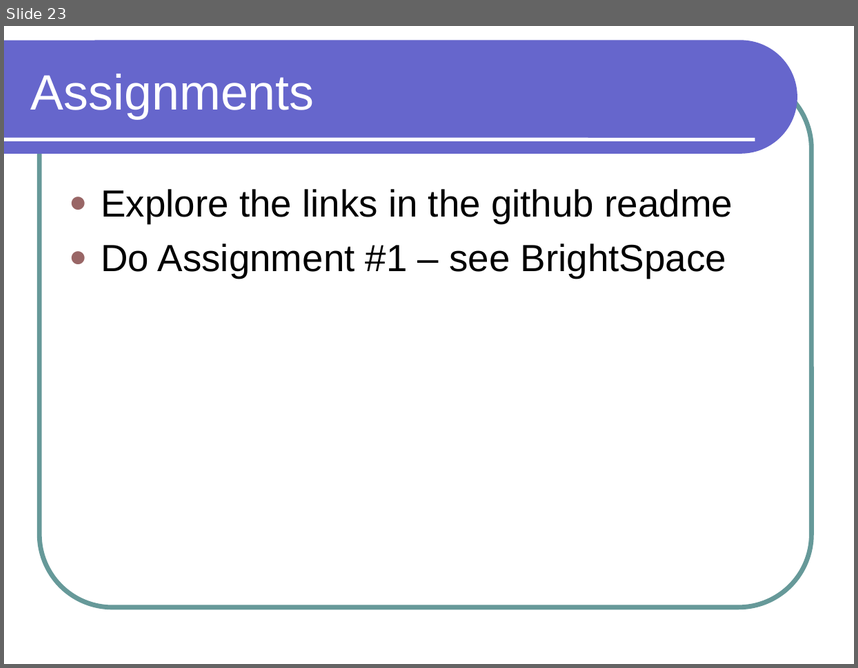
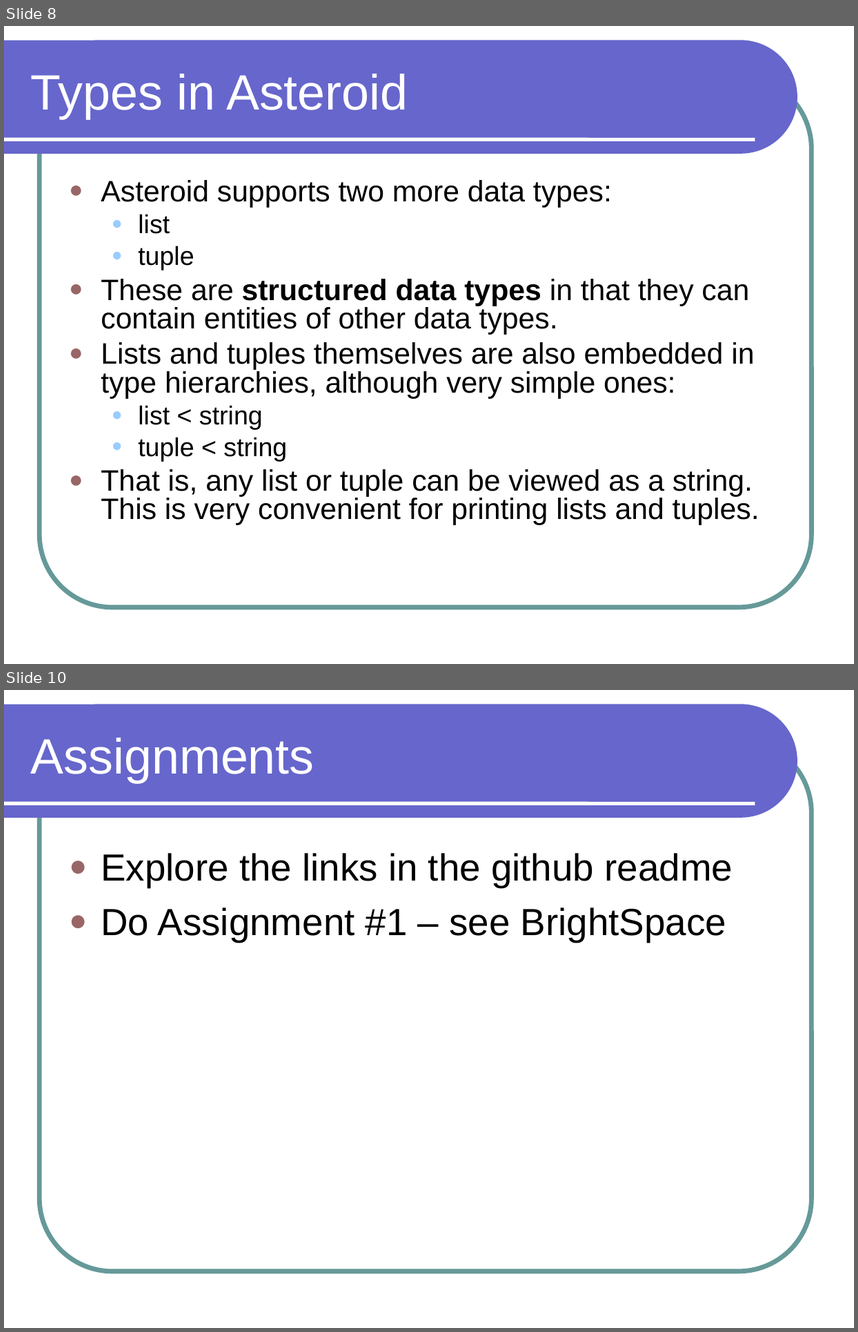
Before and after one commit to lutzhamel/CSC301, a slide deck: notes/csc301-ln002.ppt. Shown one above the other, each under a label of ours: slide 23 before the commit, slides 8 and 10 after it; the slides between them are not shown. The pictures are 858x668 and 858x1332 pixels, drawn with LibreOffice and Linux fonts; fonts in the diff are those of the drawing. Boxes give left, top, right and bottom in pixels: in the first picture for what was removed or moved away, otherwise in the second. Text is boxed around its words. In the diff, an @@ line names an element or a change of style, - is before the commit and + after.

Commit message:
converting to Asteroid

```diff
--- a/notes/csc301-ln002.ppt
+++ b/notes/csc301-ln002.ppt
@@ slide 8 added at <box>4,26,854,664</box>, background #FFFFFF; not listed: 3 template elements that a slide beside it also shows @@
@@ title added at <box>31,74,408,118</box>, 42 pt, text #FFFFFF @@
+Types in Asteroid
@@ text added at <box>101,180,760,525</box>, 25 pt, text #000000 @@
+● Asteroid supports two more data types:
+  ● list
+  ● tuple
+● These are structured data types in that they can contain entities of other data types.
+● Lists and tuples themselves are also embedded in type hierarchies, although very simple ones:
+  ● list < string
+  ● tuple < string
+● That is, any list or tuple can be viewed as a string. This is very convenient for printing lists and tuples.
@@ what was slide 23 is now slide 10 @@
```
Also in this commit, not shown: 8 other slides added, 22 slides removed, 13 other files.
